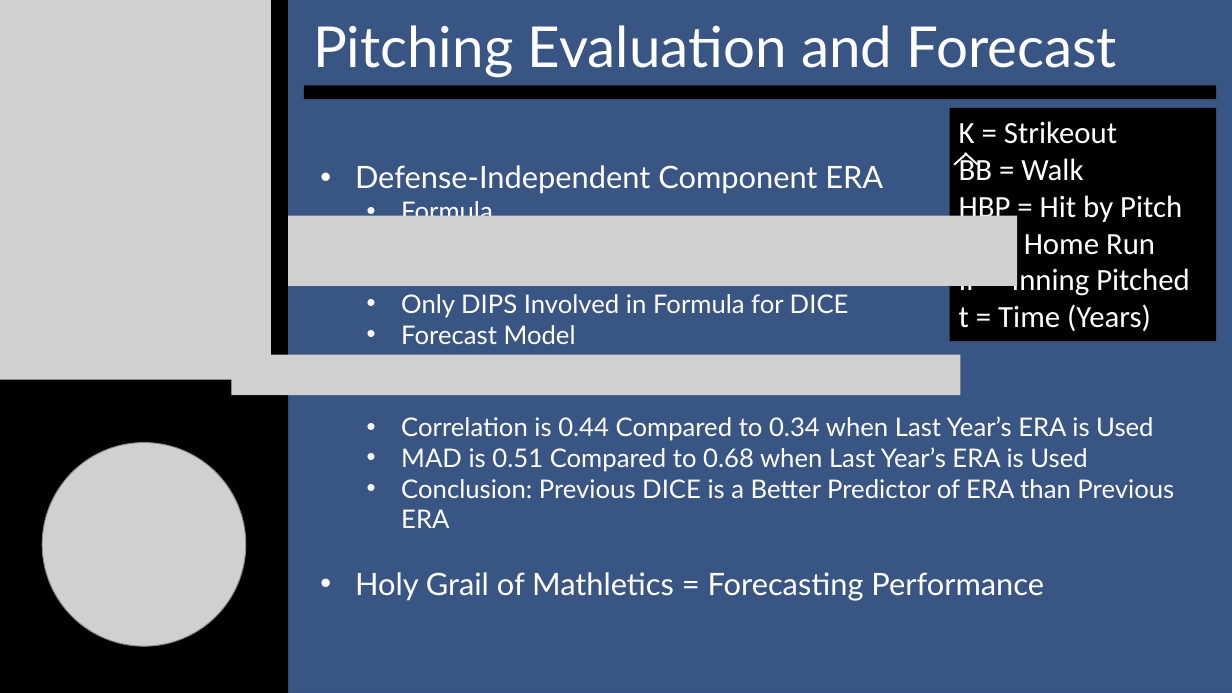
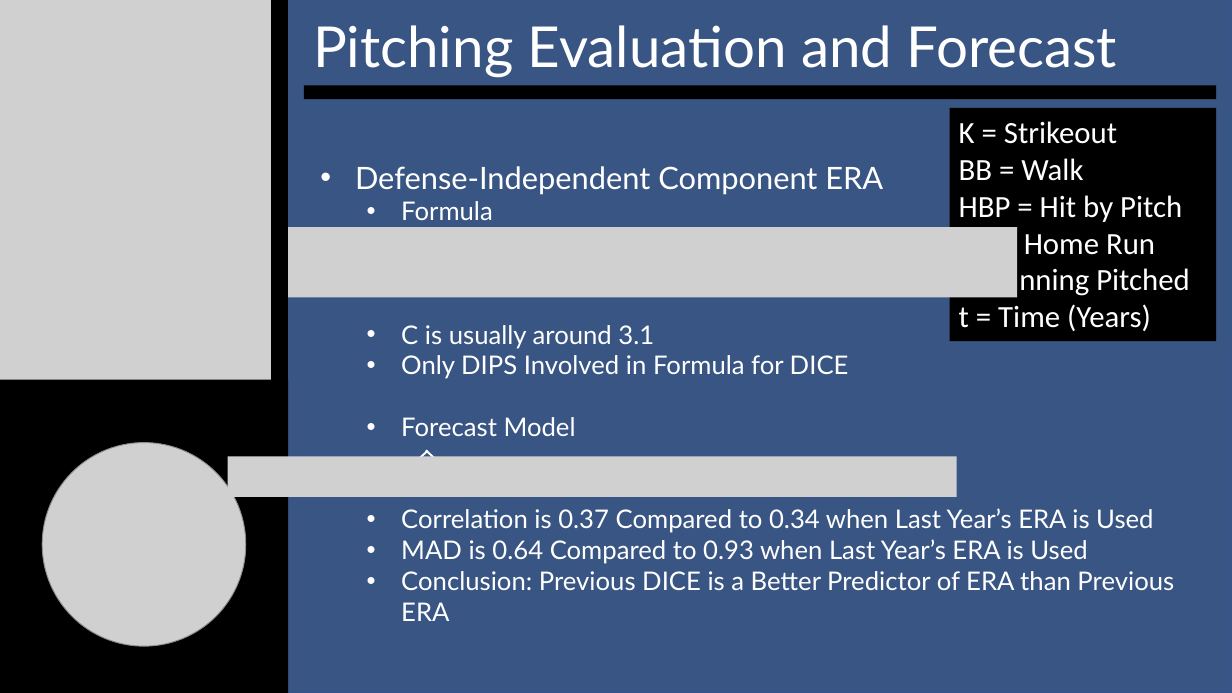
Before and after one commit to SuperMarioGiacomazzo/STOR538_WEBSITE, a slide deck: slide 15 of Slides/Baseball 4/Baseball_4_Lecture.pptx. Drawn at 1232x693 pixels with LibreOffice and Linux fonts; fonts in the diff are those of the drawing; grey boxes stand for pictures. Boxes give left, top, right and bottom in pixels: in the first picture for what was removed or moved away, otherwise in the second. Text is boxed around its words. In the diff, an @@ line names an element or a change of style, - is before the commit and + after.

```diff
--- a/Slides/Baseball 4/Baseball_4_Lecture.pptx
+++ b/Slides/Baseball 4/Baseball_4_Lecture.pptx
@@ picture: place and size @@
-picture at box(288, 215, 1018, 286)
+picture at box(288, 227, 1018, 298)
@@ text at box(401, 325, 654, 349): paragraph added @@
+  • C is usually around 3.1
@@ picture removed at box(231, 355, 960, 396) @@
@@ picture added at box(227, 457, 957, 497) @@
@@ line moved from (967, 153) - (955, 165) to (428, 451) - (415, 462) @@
@@ line moved from (965, 153) - (978, 165) to (426, 450) - (439, 462) @@
@@ text at box(401, 508, 1153, 564): text changed @@
-  • Correlation is 0.44 Compared to 0.34 when Last Year’s ERA is Used
-  • MAD is 0.51 Compared to 0.68 when Last Year’s ERA is Used
+  • Correlation is 0.37 Compared to 0.34 when Last Year’s ERA is Used
+  • MAD is 0.64 Compared to 0.93 when Last Year’s ERA is Used
@@ text at box(355, 572, 1044, 601): paragraph removed @@
-• Holy Grail of Mathletics = Forecasting Performance
```
Also in this commit, not shown: 7 other slides changed, 1 slide added, 1 slide removed, 3 other files.
